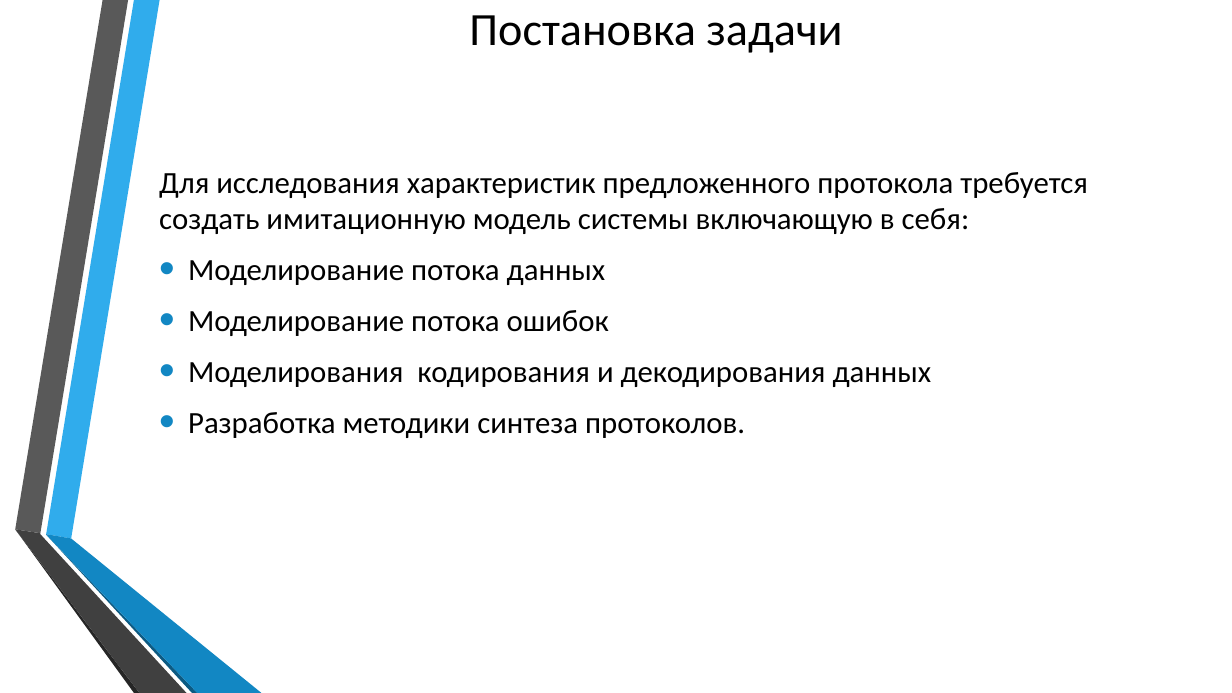
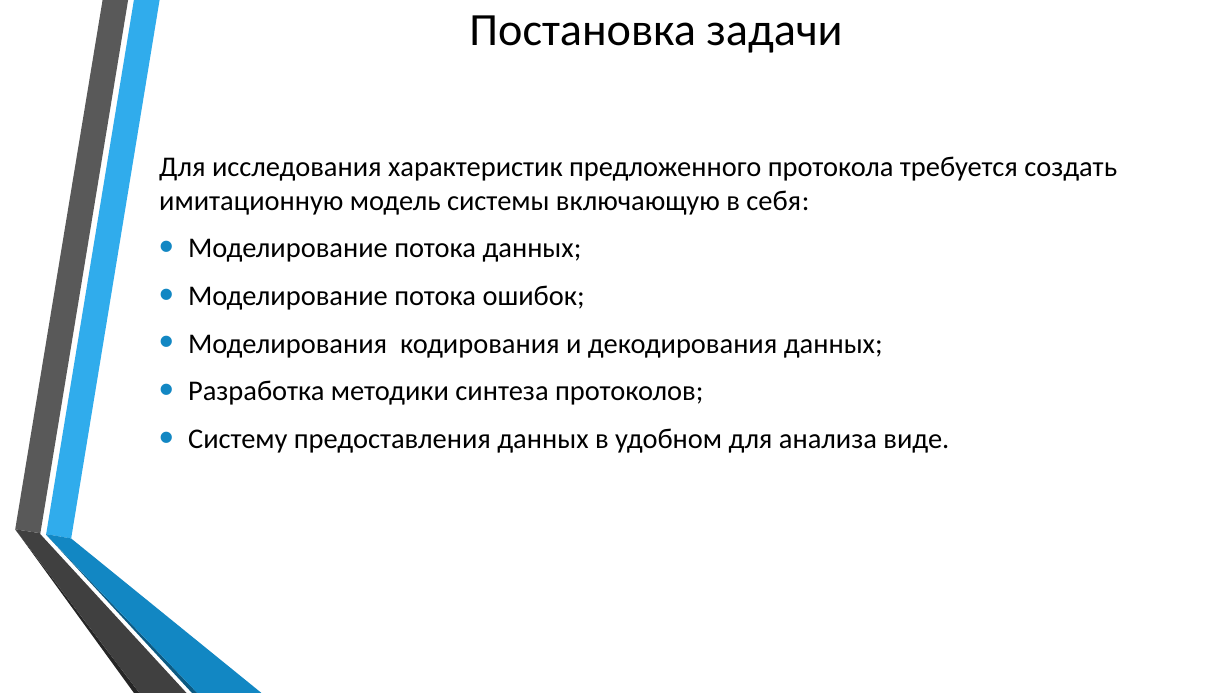
Before and after one commit to poriesto/ModelChannel, a slide deck: slide 4 of Theory/НИР.pptx. Drawn at 1232x693 pixels with LibreOffice and Linux fonts; fonts in the diff are those of the drawing; background and template pictures are left out. Boxes give left, top, right and bottom in pixels: in the first picture for what was removed or moved away, otherwise in the second. Text is boxed around its words. In the diff, an @@ line names an element or a change of style, - is before the commit and + after.

```diff
--- a/Theory/НИР.pptx
+++ b/Theory/НИР.pptx
@@ text at (x1=159, y1=156, x2=1117, y2=215): size 24 to 22.2 pt in "Для исследования характеристик предложенного протокола требу ..." @@
@@ text at (x1=188, y1=238, x2=949, y2=453): text changed; size 24 to 22.2 pt @@
-• Моделирование потока данных
-• Моделирование потока ошибок
-• Моделирования кодирования и декодирования данных
-• Разработка методики синтеза протоколов.
+• Моделирование потока данных;
+• Моделирование потока ошибок;
+• Моделирования кодирования и декодирования данных;
+• Разработка методики синтеза протоколов;
+• Систему предоставления данных в удобном для анализа виде.
```
Also in this commit, not shown: 2 other slides changed, 3 slides added, 2 slides removed, 8 other files.
